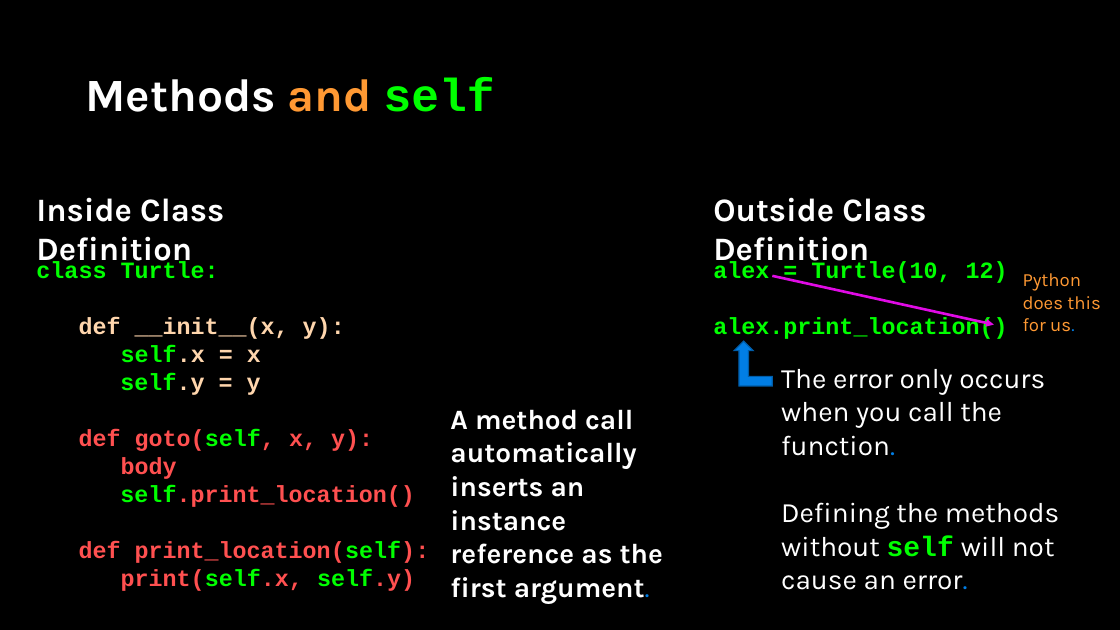
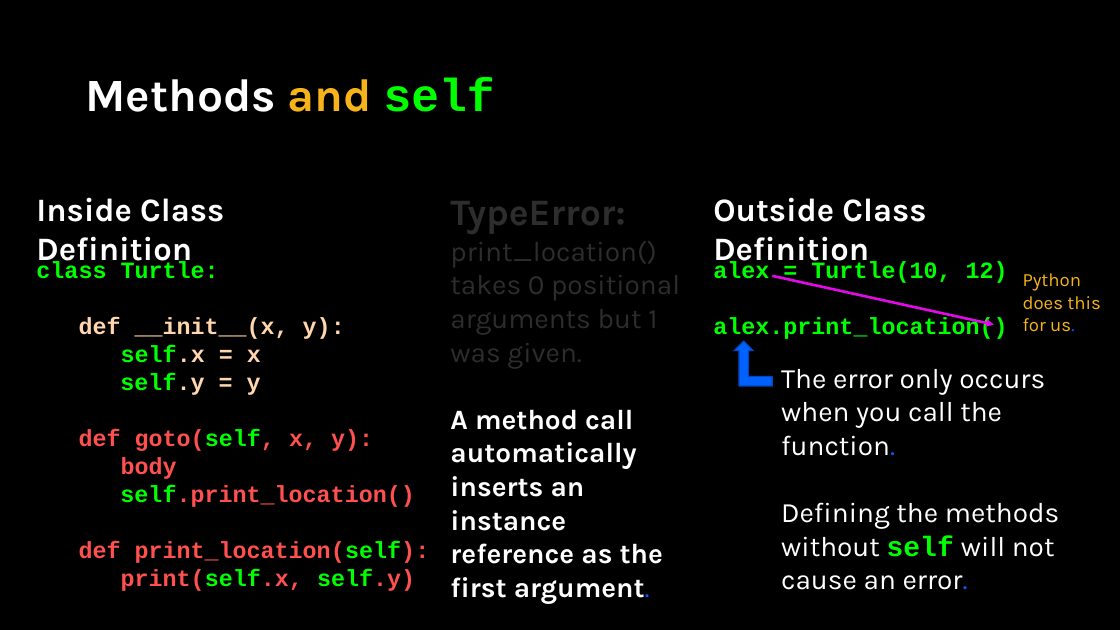
Before and after one commit to APS106/APS106-winter-2024-kinsella-goodfellow, a slide deck: slide 27 of lectures/week9/lecture3/slides/week9_lecture3.pptx. Drawn at 1120x630 pixels with LibreOffice and Linux fonts; fonts in the diff are those of the drawing; background and template pictures are left out. Boxes give left, top, right and bottom in pixels: in the first picture for what was removed or moved away, otherwise in the second. Text is boxed around its words. In the diff, an @@ line names an element or a change of style, - is before the commit and + after.

```diff
--- a/lectures/week9/lecture3/slides/week9_lecture3.pptx
+++ b/lectures/week9/lecture3/slides/week9_lecture3.pptx
@@ title "Methods and self" at (x1=85, y1=79, x2=495, y2=112): text colour #FF9933 to #F7B41A in "and" @@
@@ text "TypeError:" at (x1=450, y1=201, x2=680, y2=564): text colour #000000 to #2D2D2D in "TypeError:", "print_location() takes 0 positional arguments but 1 ..."; text colour #017EE5 to #0061FF in "argument." @@
@@ text "Python does this for us." at (x1=1023, y1=273, x2=1101, y2=332): text colour #FF9933 to #F7B41A; text colour #017EE5 to #0061FF in "us." @@
@@ bent up arrow at (x1=734, y1=341, x2=772, y2=386): fill #017EE5 to #0061FF; outline #015DA9 1 pt to #0048BD 1 pt @@
@@ text "The error only occurs when ..." at (x1=781, y1=369, x2=1060, y2=590): text colour #017EE5 to #0061FF in "function.", "error." @@
```
Also in this commit, not shown: 37 other slides changed, 8 other files.
